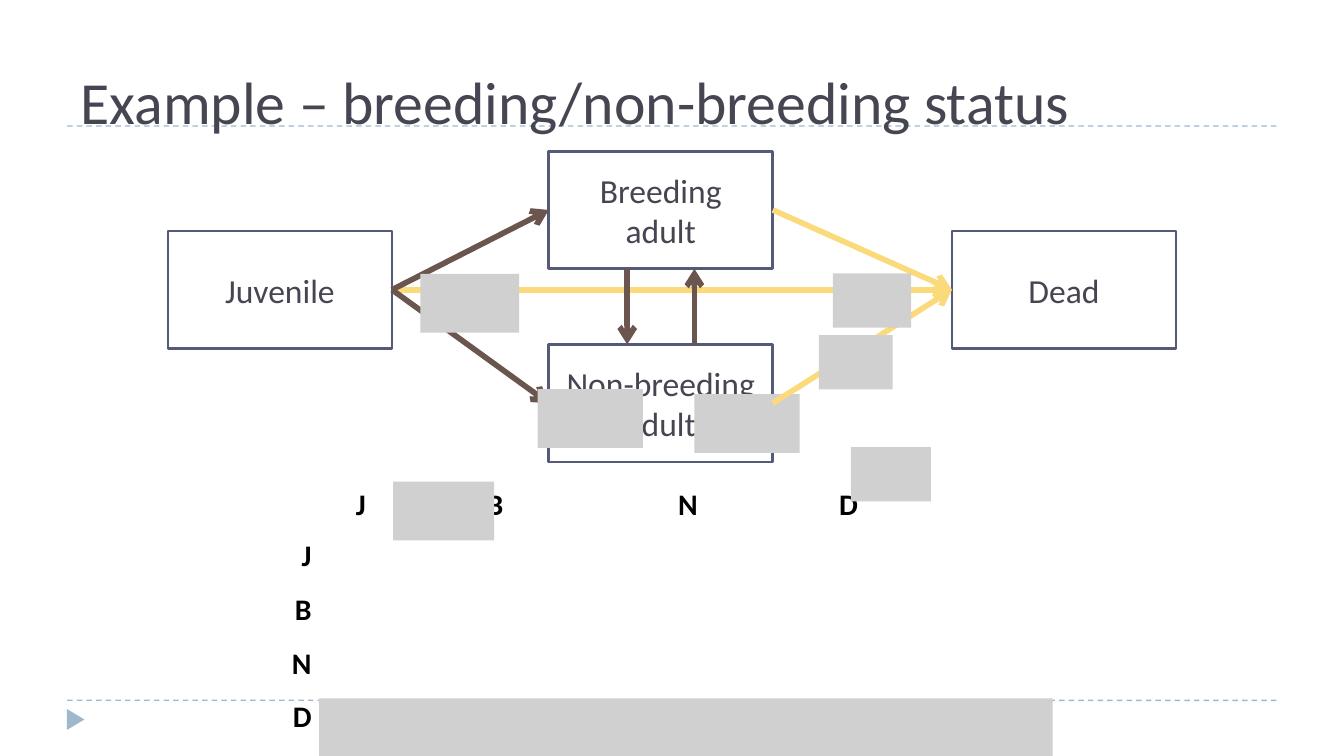
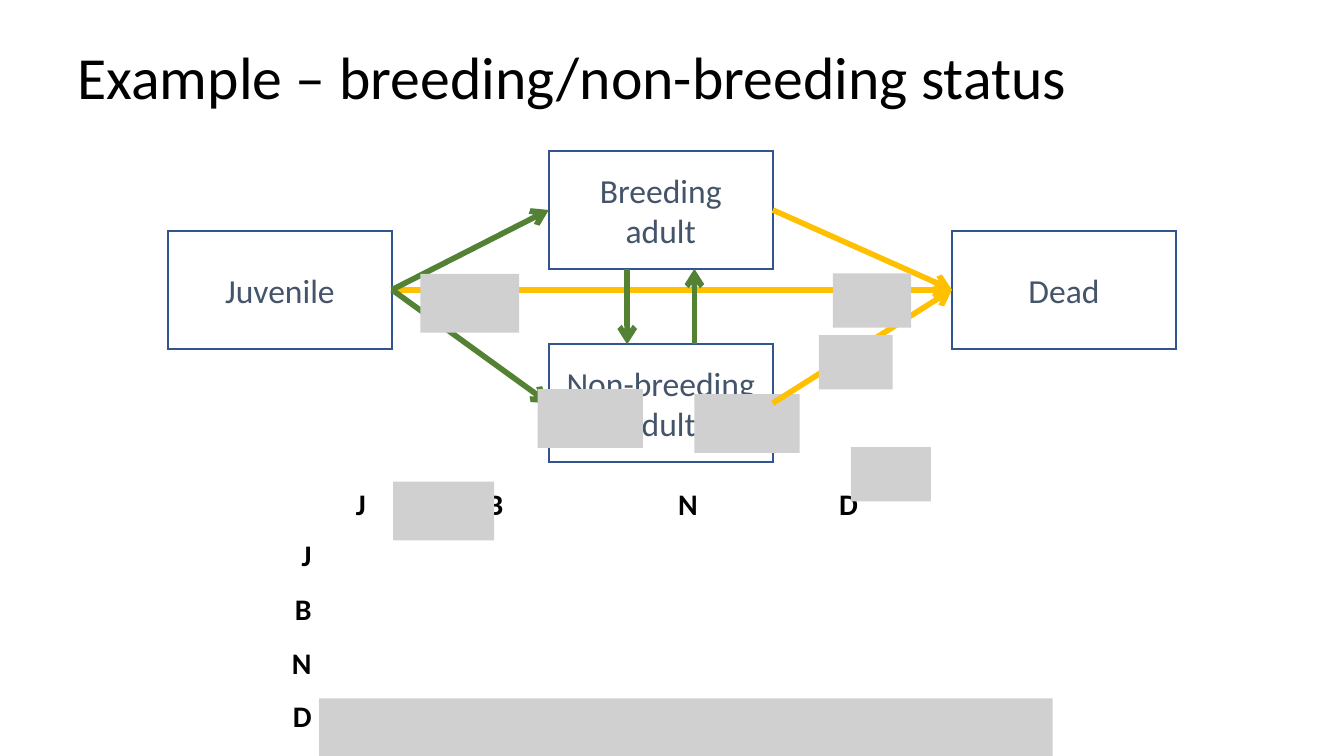
Before and after one commit to ssa200/ssa200.github.io, a slide deck: slide 16 of static/lectures/05_demo-data.pptx (slide 14 before the commit). Drawn at 1344x756 pixels with LibreOffice and Linux fonts; fonts in the diff are those of the drawing; grey boxes stand for pictures; background and template pictures are left out. Boxes give left, top, right and bottom in pixels: in the first picture for what was removed or moved away, otherwise in the second. Text is boxed around its words. In the diff, an @@ line names an element or a change of style, - is before the commit and + after.

```diff
--- a/static/lectures/05_demo-data.pptx
+++ b/static/lectures/05_demo-data.pptx
@@ title "Example – breeding/non-breeding status" at [77,57,1066,110]: text colour #464653 to #000000; line spacing 1 to 0.9; vertical alignment bottom to middle @@
@@ line removed from (67, 126) to (1277, 126) @@
@@ arrow (392, 290) - (548, 210): stroke #6A5650 3 pt to #548235 3 pt @@
@@ arrow (773, 210) - (952, 290): stroke #FADA7A 3 pt to #FFC000 3 pt @@
@@ text colour #464653 to #44546A; outline #545C79 1.5 pt to #325491 1 pt in 4 elements at [168,231,392,349], [548,344,773,462], [548,151,773,269], [952,231,1176,349] @@
@@ arrow (628, 344) - (628, 269): stroke #6A5650 3 pt to #548235 3 pt @@
@@ arrow (695, 344) - (695, 269): stroke #6A5650 3 pt to #548235 3 pt @@
@@ arrow (392, 290) - (952, 290): stroke #FADA7A 3 pt to #FFC000 3 pt @@
@@ arrow (392, 290) - (548, 403): stroke #6A5650 3 pt to #548235 3 pt @@
@@ arrow (773, 403) - (952, 290): stroke #FADA7A 3 pt to #FFC000 3 pt @@
@@ line removed from (67, 700) to (1277, 700) @@
@@ triangle removed at [67,709,84,730] @@
```
Also in this commit, not shown: 19 other slides changed, 2 slides added, 1 slide removed.
